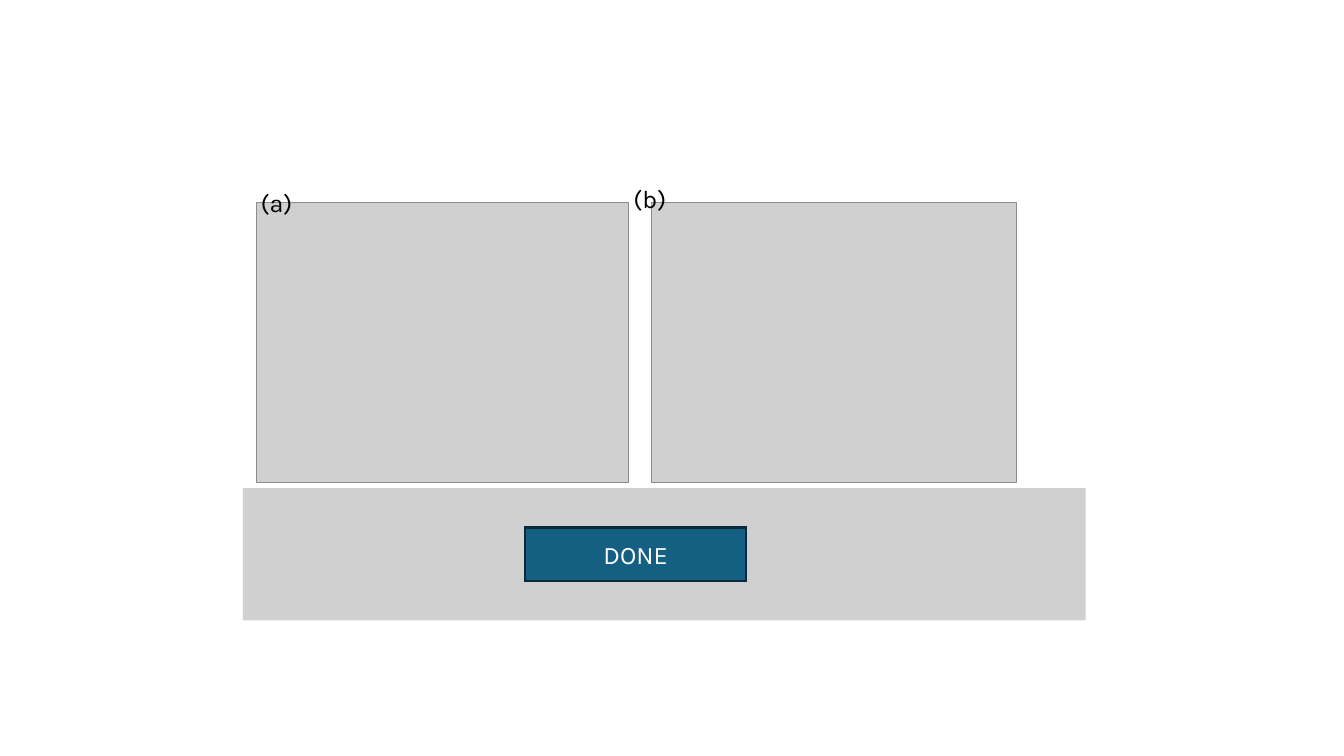
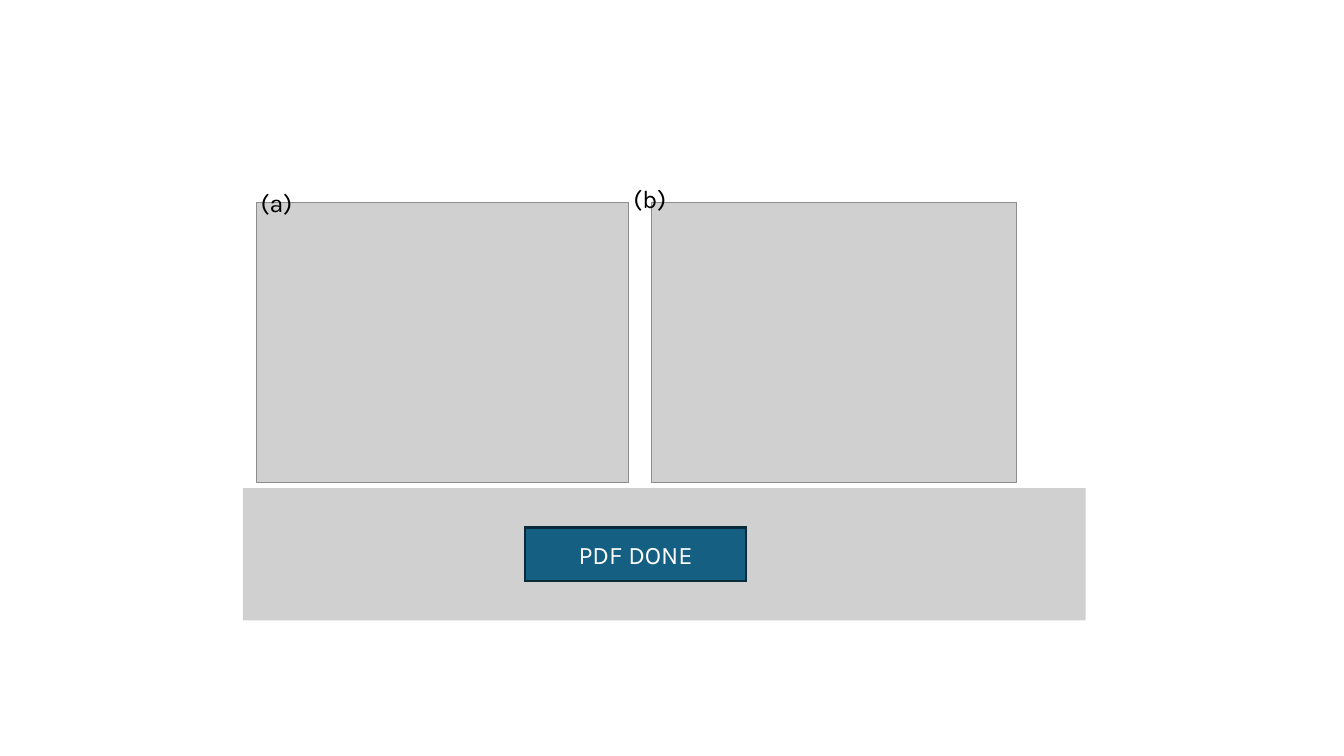
Before and after one commit to tyokokur/presentations, a slide deck: slide 6 of SYSG3_paper.pptx. Drawn at 1344x756 pixels with LibreOffice and Linux fonts; fonts in the diff are those of the drawing; grey boxes stand for pictures. Boxes give left, top, right and bottom in pixels: in the first picture for what was removed or moved away, otherwise in the second. Text is boxed around its words. In the diff, an @@ line names an element or a change of style, - is before the commit and + after.

```diff
--- a/SYSG3_paper.pptx
+++ b/SYSG3_paper.pptx
@@ text in rectangle at [579, 548, 692, 565]: text changed @@
-DONE
+PDF DONE
```
Also in this commit, not shown: 2 other slides changed.
